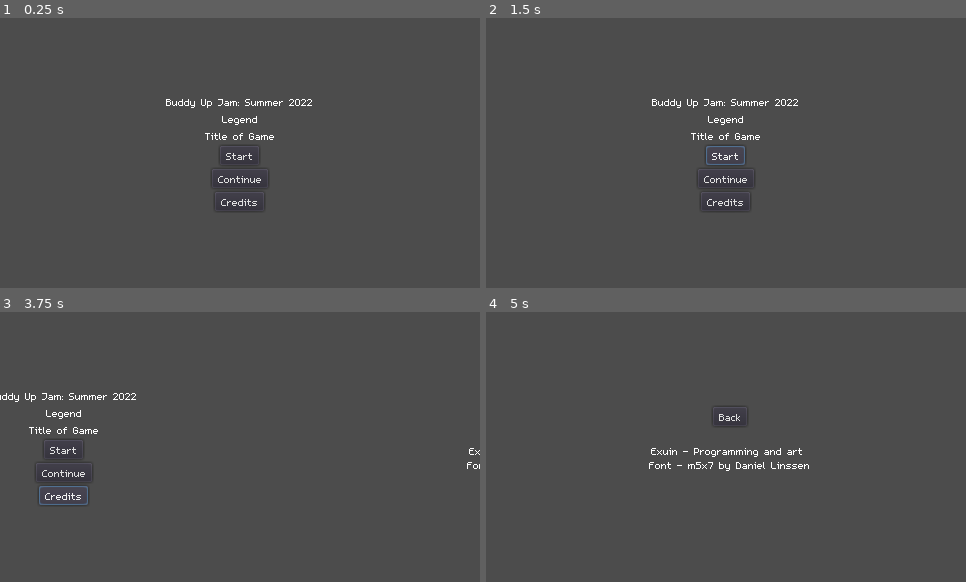
Above: before the commit, frames 1-4 (two rows, left to right).
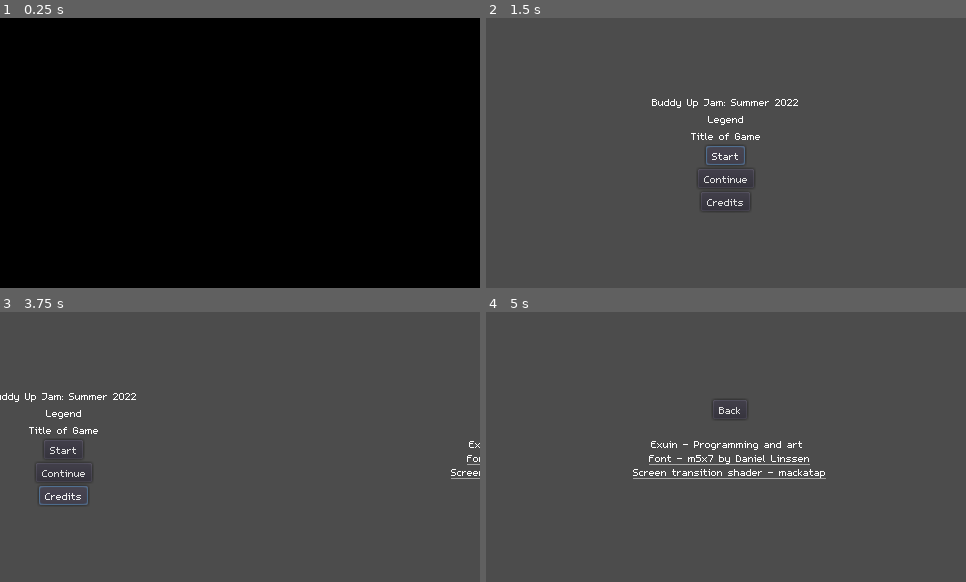
Above: after the commit, the same moments.

Repository: King3060/Game-Jam-Summer-2022
Game: Godot game, scene res://scenes/main/main.tscn
Same seed, same stepped clock (60 frames per second), same inputs: the game is played once before the commit and once after it. Before the commit the project starts from res://scenes/title/title.tscn.
Inputs:
- Up to frame 1 (0.25 s): no input
- Up to frame 2 (1.5 s): click "Start" at 0.5 s; click "Start" at 1.25 s
- Up to frame 3 (3.75 s): click "Continue" at 2 s; click "Continue" at 2.75 s; click "Credits" at 3.5 s
- Up to frame 4 (5 s): hold D (move_right) from 4.28 s (still down); tap W (move_up) at 4.52 s

The runs differ from the first frame. In frame 1, 100% of the frame differs, in the area x 0-100%, y 0-100%; in frame 2, nothing differs; in frame 3, 0.2%; in frame 4, 1.5%.

Commit message:
Added a main scene and transitions

Diff:
--- a/project.godot
+++ b/project.godot
@@ -15,8 +15,14 @@
 [application]
 
 config/name="Buddy Up Jam: Summer 2022"
-run/main_scene="res://scenes/title/title.tscn"
+run/main_scene="res://scenes/main/main.tscn"
+boot_splash/image="res://scenes/main/splash.png"
+boot_splash/use_filter=false
 config/icon="res://icon.png"
+
+[debug]
+
+gdscript/warnings/return_value_discarded=false
 
 [display]
 
--- /dev/null
+++ b/scenes/main/main.gd
@@ -0,0 +1,36 @@
+extends Node
+
+
+var change_scene_to: String
+var change_scene_transition: bool
+
+onready var cur_scene := $Splash
+
+func _ready() -> void:
+	change_scene("res://scenes/title/title.tscn")
+
+
+func change_scene(to: String, transition := true) -> void:
+	change_scene_to = to
+	change_scene_transition = transition
+	if transition:
+		$AnimationPlayer.play("to_black")
+	else:
+		call_deferred("change_scene_deferred")
+
+
+func _on_AnimationPlayer_animation_finished(anim_name: String) -> void:
+	if anim_name == "to_black":
+		change_scene_deferred()
+
+
+func change_scene_deferred() -> void:
+	if cur_scene:
+		cur_scene.free()
+	cur_scene = load(change_scene_to).instance()
+	add_child(cur_scene)
+	move_child(cur_scene, 0)
+	if cur_scene.has_signal("change_scene"):
+		cur_scene.connect("change_scene", self, "change_scene")
+	if change_scene_transition:
+		$AnimationPlayer.play("from_black")
--- /dev/null
+++ b/scenes/main/main.tscn
@@ -0,0 +1,138 @@
+[gd_scene load_steps=8 format=2]
+
+[ext_resource path="res://scenes/main/main.gd" type="Script" id=1]
+[ext_resource path="res://scenes/main/splash.png" type="Texture" id=2]
+
+[sub_resource type="Shader" id=1]
+code = "shader_type canvas_item;
+
+// Ranges from 0 to 1 over the course of the transition.
+// We use this to actually animate the shader.
+uniform float progress : hint_range(0, 1);
+
+// Size of each diamond, in pixels.
+uniform float diamondPixelSize = 10.0;
+
+void fragment() {
+	float xFraction = fract(FRAGCOORD.x / diamondPixelSize);
+	float yFraction = fract(FRAGCOORD.y / diamondPixelSize);
+	float xDistance = abs(xFraction - 0.5);
+	float yDistance = abs(yFraction - 0.5);
+	if (xDistance + yDistance + UV.x + UV.y > progress * 4.0) {
+		discard;
+	}
+}"
+
+[sub_resource type="ShaderMaterial" id=2]
+shader = SubResource( 1 )
+shader_param/progress = 0.0
+shader_param/diamondPixelSize = 10.0
+
+[sub_resource type="Animation" id=3]
+length = 0.001
+tracks/0/type = "value"
+tracks/0/path = NodePath("Transition:material:shader_param/progress")
+tracks/0/interp = 1
+tracks/0/loop_wrap = true
+tracks/0/imported = false
+tracks/0/enabled = true
+tracks/0/keys = {
+"times": PoolRealArray( 0 ),
+"transitions": PoolRealArray( 1 ),
+"update": 0,
+"values": [ 0.0 ]
+}
+tracks/1/type = "value"
+tracks/1/path = NodePath("Transition:rect_scale")
+tracks/1/interp = 1
+tracks/1/loop_wrap = true
+tracks/1/imported = false
+tracks/1/enabled = true
+tracks/1/keys = {
+"times": PoolRealArray( 0 ),
+"transitions": PoolRealArray( 1 ),
+"update": 0,
+"values": [ Vector2( 1, 1 ) ]
+}
+
+[sub_resource type="Animation" id=4]
+resource_name = "from_black"
+length = 0.5
+tracks/0/type = "value"
+tracks/0/path = NodePath("Transition:rect_scale")
+tracks/0/interp = 1
+tracks/0/loop_wrap = true
+tracks/0/imported = false
+tracks/0/enabled = true
+tracks/0/keys = {
+"times": PoolRealArray( 0 ),
+"transitions": PoolRealArray( 1 ),
+"update": 0,
+"values": [ Vector2( -1, 1 ) ]
+}
+tracks/1/type = "value"
+tracks/1/path = NodePath("Transition:material:shader_param/progress")
+tracks/1/interp = 1
+tracks/1/loop_wrap = true
+tracks/1/imported = false
+tracks/1/enabled = true
+tracks/1/keys = {
+"times": PoolRealArray( 0, 0.5 ),
+"transitions": PoolRealArray( 1, 1 ),
+"update": 0,
+"values": [ 1.0, 0.0 ]
+}
+
+[sub_resource type="Animation" id=5]
+resource_name = "to_black"
+length = 0.5
+tracks/0/type = "value"
+tracks/0/path = NodePath("Transition:material:shader_param/progress")
+tracks/0/interp = 1
+tracks/0/loop_wrap = true
+tracks/0/imported = false
+tracks/0/enabled = true
+tracks/0/keys = {
+"times": PoolRealArray( 0, 0.5 ),
+"transitions": PoolRealArray( 1, 1 ),
+"update": 0,
+"values": [ 0.0, 1.0 ]
+}
+tracks/1/type = "value"
+tracks/1/path = NodePath("Transition:rect_scale")
+tracks/1/interp = 1
+tracks/1/loop_wrap = true
+tracks/1/imported = false
+tracks/1/enabled = true
+tracks/1/keys = {
+"times": PoolRealArray( 0 ),
+"transitions": PoolRealArray( 1 ),
+"update": 0,
+"values": [ Vector2( 1, 1 ) ]
+}
+
+[node name="Node" type="Node"]
+script = ExtResource( 1 )
+
+[node name="Splash" type="TextureRect" parent="."]
+margin_right = 40.0
+margin_bottom = 40.0
+texture = ExtResource( 2 )
+
+[node name="Transition" type="ColorRect" parent="."]
+material = SubResource( 2 )
+anchor_right = 1.0
+anchor_bottom = 1.0
+rect_pivot_offset = Vector2( 240, 135 )
+mouse_filter = 2
+color = Color( 0, 0, 0, 1 )
+__meta__ = {
+"_edit_lock_": true
+}
+
+[node name="AnimationPlayer" type="AnimationPlayer" parent="."]
+anims/RESET = SubResource( 3 )
+anims/from_black = SubResource( 4 )
+anims/to_black = SubResource( 5 )
+
+[connection signal="animation_finished" from="AnimationPlayer" to="." method="_on_AnimationPlayer_animation_finished" flags=3]
--- a/scenes/title/title.gd
+++ b/scenes/title/title.gd
@@ -12,3 +12,7 @@
 	if $AnimationPlayer.is_playing():
 		return
 	$AnimationPlayer.play("to_title")
+
+
+func _on_RichTextLabel_meta_clicked(meta) -> void:
+	OS.shell_open(meta)
--- a/scenes/title/title.tscn
+++ b/scenes/title/title.tscn
@@ -124,24 +124,26 @@
 
 [node name="Back" type="Button" parent="HBox/Credits"]
 margin_left = 223.0
-margin_top = 95.0
+margin_top = 88.0
 margin_right = 257.0
-margin_bottom = 114.0
+margin_bottom = 107.0
 size_flags_horizontal = 4
 text = "Back"
 
 [node name="RichTextLabel" type="RichTextLabel" parent="HBox/Credits"]
-margin_top = 118.0
+margin_top = 111.0
 margin_right = 480.0
-margin_bottom = 174.0
+margin_bottom = 181.0
 bbcode_enabled = true
 bbcode_text = "[center]
 Exuin - Programming and art
-Font - m5x7 by Daniel Linssen
+[url=https://managore.itch.io/m5x7]Font - m5x7 by Daniel Linssen[/url]
+[url=https://godotshaders.com/shader/diamond-based-screen-transition/]Screen transition shader - mackatap[/url]
 [/center]"
 text = "
 Exuin - Programming and art
 Font - m5x7 by Daniel Linssen
+Screen transition shader - mackatap
 "
 fit_content_height = true
 scroll_active = false
@@ -153,3 +155,4 @@
 
 [connection signal="pressed" from="HBox/Title/Credits" to="." method="_on_Credits_pressed"]
 [connection signal="pressed" from="HBox/Credits/Back" to="." method="_on_Back_pressed"]
+[connection signal="meta_clicked" from="HBox/Credits/RichTextLabel" to="." method="_on_RichTextLabel_meta_clicked"]
Binary file added: scenes/main/splash.png
Not shown, added: scenes/main/splash.png.import
